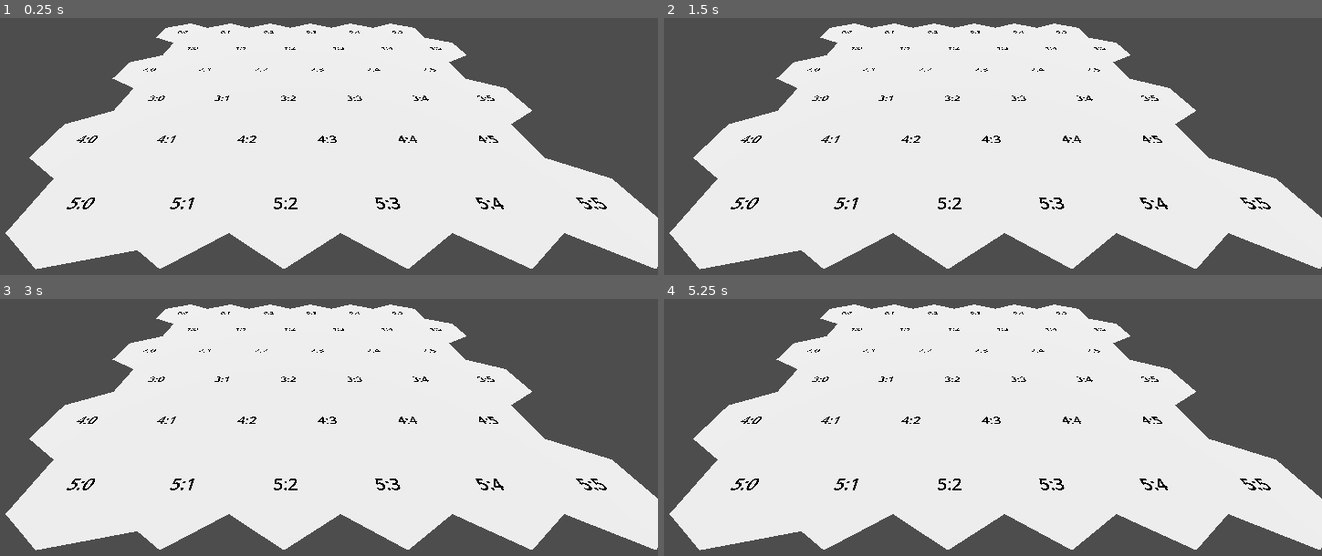
Above: before the commit, frames 1-4 (two rows, left to right).
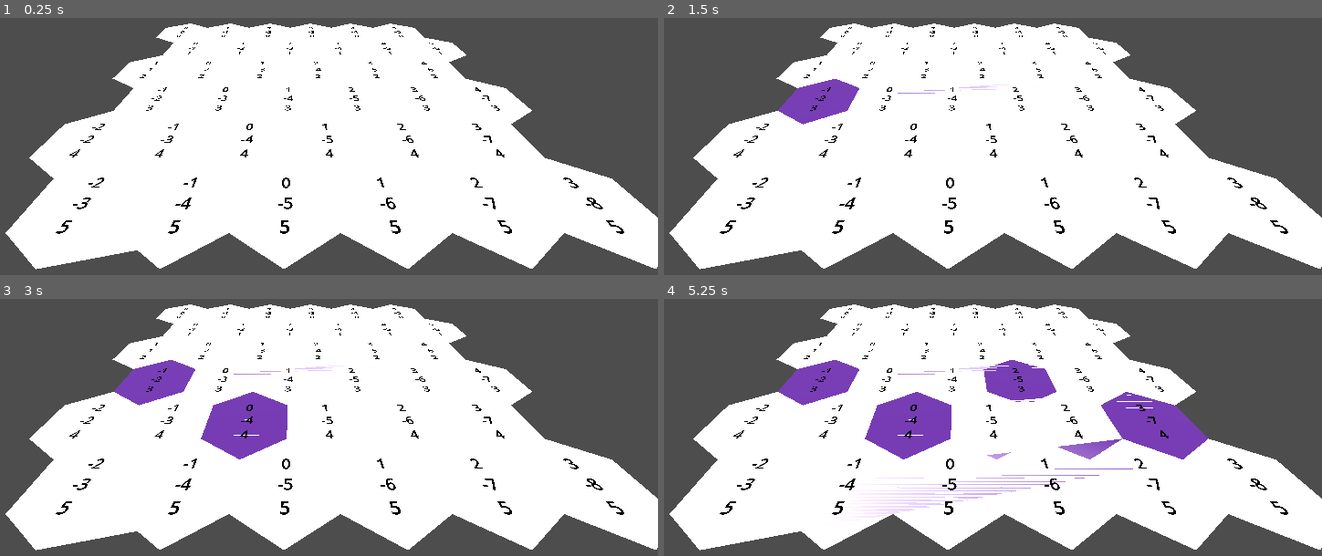
Above: after the commit, the same moments.

Repository: EricSmith3542/godot-hex-grid
Game: Godot game, scene res://node_3d.tscn
Same seed, same stepped clock (60 frames per second), same inputs: the game is played once before the commit and once after it.
Inputs (mouse positions are in pixels of both pictures, inside the frame that each line leads up to):
- Up to frame 1 (0.25 s): no input
- Up to frame 2 (1.5 s): tap Enter at 0.5 s; move the mouse to (1118, 66) at 0.52 s; click (1118, 66) at 0.67 s; tap Space at 1.25 s; move the mouse to (808, 107) at 1.27 s; click (808, 107) at 1.42 s
- Up to frame 3 (3 s): tap Enter at 2 s; move the mouse to (outside the picture) at 2.02 s; click (outside the picture) at 2.17 s; tap Space at 2.75 s; move the mouse to (256, 450) at 2.77 s; click (256, 450) at 2.92 s
- Up to frame 4 (5.25 s): tap Enter at 3.5 s; move the mouse to (1177, 430) at 3.52 s; click (1177, 430) at 3.67 s; tap Space at 4.25 s; move the mouse to (736, 306) at 4.27 s; click (736, 306) at 4.42 s; move the mouse to (993, 368) at 5.02 s; click (993, 368) at 5.17 s

The runs differ from the first frame. In frame 1, 1.6% of the frame differs, in the area x 8-95%, y 3-85%; in frame 2, 3.0%; in frame 3, 5.3%; in frame 4, 9.8%.

Commit message:
Cell clicking and coloring with lighting artifact
Lighting artifact appear to be related to the order in which triangles are created. This results in a triangle at the edge of the grid connecting to the triangle of the cell at the other side of the grid at the beginning of a new row

Diff:
--- /dev/null
+++ b/debug_camera.gd
@@ -0,0 +1,19 @@
+class_name DebugCamera
+extends Camera3D
+
+@export var ray_length = 1000.0
+
+func get_position_collision_point(pos:Vector2) -> Variant:
+	var ray_origin = project_ray_origin(pos)
+	var ray_end = ray_origin + project_ray_normal(pos) * ray_length
+
+	var space_state = get_world_3d().direct_space_state
+	var query = PhysicsRayQueryParameters3D.create(ray_origin, ray_end)
+
+	#SET COLLISION MASK HERE TO FILTER FOR ONLY CERTAIN OBJECTS
+	#query.collision_mask = 1
+
+	var result = space_state.intersect_ray(query)
+	if result:
+		return result["position"]
+	return null
--- /dev/null
+++ b/debug_camera.tscn
@@ -0,0 +1,6 @@
+[gd_scene format=3 uid="uid://cf2ut6ujp6bfi"]
+
+[ext_resource type="Script" uid="uid://b72b3t0garuiy" path="res://debug_camera.gd" id="1_f4nhh"]
+
+[node name="DebugCamera" type="Camera3D" unique_id=615923060]
+script = ExtResource("1_f4nhh")
--- a/hex_cell.gd
+++ b/hex_cell.gd
@@ -1,6 +1,8 @@
 class_name HexCell
 extends Node3D
 
+var coordinates:HexCoordinates
+var color:Color
 
 func set_coordinate_label_text(text:String):
 	$CoordinateLabel.text = text
--- /dev/null
+++ b/hex_coordinates.gd
@@ -0,0 +1,44 @@
+class_name HexCoordinates
+
+var X:int
+var Z:int
+var Y:int
+
+func _init(x:int, z:int) -> void:
+	X = x
+	Z = z
+	Y = -X - Z
+
+static func from_offset_coordinates(x:int, z:int) -> HexCoordinates:
+	return new(x-z/2,z)
+
+static func from_position(pos:Vector3) -> HexCoordinates:
+	var x = pos.x / (HexMetrics.INNER_RADIUS * 2)
+	var y = -x
+
+	var offset = pos.z / (HexMetrics.OUTER_RADIUS * 3)
+	x -= offset
+	y -= offset
+
+	var i_x = roundi(x)
+	var i_y = roundi(y)
+	var i_z = roundi(-x-y)
+
+#	Fix rounding error near hexagon edges by reconstructing largest rounding delta from other two coords
+	if i_x + i_y + i_z != 0:
+		var dX = abs(x - i_x)
+		var dY = abs(y - i_y)
+		var dZ = abs(-x - y - i_z)
+
+		if dX > dY and dX > dZ:
+			i_x = -i_y - i_z
+		elif dZ > dY:
+			i_z = -i_x - i_y
+
+	return new(i_x, i_z)
+
+func _to_string() -> String:
+	return "("+str(X)+","+str(Y)+","+str(Z)+")"
+
+func to_string_lines() -> String:
+	return str(X)+"\n"+str(Y)+"\n"+str(Z)
--- a/hex_grid.gd
+++ b/hex_grid.gd
@@ -1,12 +1,14 @@
 class_name HexGrid
 extends Node3D
+
+@export var width : int = 6
+@export var height : int = 6
+@export var default_cell_color : Color = Color.WHITE
+@export var touched_cell_color : Color = Color.REBECCA_PURPLE
 
 const HEX_CELL_SCENE = preload("res://hex_cell.tscn")
 
 @onready var mesh:HexMesh = $HexMesh
-
-var width : int = 6
-var height : int = 6
 
 var cells : Array[HexCell] = []
 
@@ -21,8 +23,18 @@
 	var cell:HexCell = HEX_CELL_SCENE.instantiate()
 	cell.position.x = (x + z * 0.5 - z / 2) * HexMetrics.INNER_RADIUS * 2
 	cell.position.z = z * HexMetrics.OUTER_RADIUS * 1.5
-	cell.set_coordinate_label_text(str(z) + ":" + str(x))
+	cell.coordinates = HexCoordinates.from_offset_coordinates(x,z)
+	cell.color = default_cell_color
+	cell.set_coordinate_label_text(cell.coordinates.to_string_lines())
 
 
 	cells.append(cell)
 	add_child(cell)
+
+func _on_hex_mesh_cell_clicked(coordinates: HexCoordinates) -> void:
+	var cell_index = coordinates.X + coordinates.Z * width + coordinates.Z / 2
+	var cell = cells[cell_index]
+	cell.color = touched_cell_color
+
+#	Ugly for now but tutorial addresses that this will change in later steps as the mesh becomes more advanced
+	mesh.triangulate(cells)
--- a/hex_grid.tscn
+++ b/hex_grid.tscn
@@ -7,3 +7,5 @@
 script = ExtResource("1_kpu3p")
 
 [node name="HexMesh" parent="." unique_id=170552868 instance=ExtResource("2_esttd")]
+
+[connection signal="cell_clicked" from="HexMesh" to="." method="_on_hex_mesh_cell_clicked"]
--- a/hex_mesh.gd
+++ b/hex_mesh.gd
@@ -1,11 +1,18 @@
 class_name HexMesh
 extends MeshInstance3D
 
+signal cell_clicked(coordinates:HexCoordinates)
+
 var vertices : PackedVector3Array
 var normals : PackedVector3Array
+var colors : PackedColorArray
+
+@onready var collision_shape = $StaticBody3D/CollisionShape3D
 
 func triangulate(cells:Array[HexCell]):
 	vertices.clear()
+	normals.clear()
+	colors.clear()
 	for cell in cells:
 		triangulate_cell(cell)
 
@@ -13,13 +20,16 @@
 	arrays.resize(Mesh.ARRAY_MAX)
 	arrays[Mesh.ARRAY_VERTEX] = vertices
 	arrays[Mesh.ARRAY_NORMAL] = normals
+	arrays[Mesh.ARRAY_COLOR] = colors
 
 	mesh.add_surface_from_arrays(Mesh.PRIMITIVE_TRIANGLE_STRIP, arrays)
+	collision_shape.shape = mesh.create_trimesh_shape()
 
 func triangulate_cell(cell:HexCell):
 	var center:Vector3 = cell.position
 	for i in range(6):
 		add_triangle(center, center + HexMetrics.CORNERS[i], center + HexMetrics.CORNERS[i+1])
+		add_triangle_color(cell.color)
 
 func add_triangle(v1:Vector3, v2:Vector3, v3:Vector3):
 	var vertIndex:int = vertices.size()
@@ -29,3 +39,19 @@
 	normals.append(Vector3.UP)
 	normals.append(Vector3.UP)
 	normals.append(Vector3.UP)
+
+func add_triangle_color(color:Color):
+	for i in range(3):
+		colors.append(color)
+
+func _on_mouse_entered() -> void:
+	print("hovering at " + str(get_viewport().get_mouse_position()))
+
+
+func _on_input_event(camera: Node, event: InputEvent, event_position: Vector3, normal: Vector3, shape_idx: int) -> void:
+	if event is InputEventMouseButton:
+		if event.button_index == MOUSE_BUTTON_LEFT:
+			var intersection_point = (camera as DebugCamera).get_position_collision_point(event.position)
+			var coordinates = HexCoordinates.from_position(intersection_point)
+			cell_clicked.emit(coordinates)
+			print("clicked coordinate " + str(HexCoordinates.from_position(intersection_point)))
--- a/hex_mesh.tscn
+++ b/hex_mesh.tscn
@@ -3,6 +3,9 @@
 [ext_resource type="Script" uid="uid://bunl3lyudx3c6" path="res://hex_mesh.gd" id="1_3vvb2"]
 
 [sub_resource type="StandardMaterial3D" id="StandardMaterial3D_3vvb2"]
+vertex_color_use_as_albedo = true
+vertex_color_is_srgb = true
+disable_receive_shadows = true
 
 [sub_resource type="ArrayMesh" id="ArrayMesh_3vvb2"]
 
@@ -10,3 +13,10 @@
 material_override = SubResource("StandardMaterial3D_3vvb2")
 mesh = SubResource("ArrayMesh_3vvb2")
 script = ExtResource("1_3vvb2")
+
+[node name="StaticBody3D" type="StaticBody3D" parent="." unique_id=1093870782]
+
+[node name="CollisionShape3D" type="CollisionShape3D" parent="StaticBody3D" unique_id=1216741353]
+
+[connection signal="input_event" from="StaticBody3D" to="." method="_on_input_event"]
+[connection signal="mouse_entered" from="StaticBody3D" to="." method="_on_mouse_entered"]
--- a/node_3d.tscn
+++ b/node_3d.tscn
@@ -1,6 +1,7 @@
 [gd_scene format=3 uid="uid://by6woqxj7vuyw"]
 
 [ext_resource type="PackedScene" uid="uid://diclan2d12k85" path="res://hex_grid.tscn" id="1_a202f"]
+[ext_resource type="Script" uid="uid://b72b3t0garuiy" path="res://debug_camera.gd" id="2_noarx"]
 
 [sub_resource type="Environment" id="Environment_noarx"]
 
@@ -10,11 +11,14 @@
 
 [node name="HexGrid" parent="." unique_id=1881075025 instance=ExtResource("1_a202f")]
 
-[node name="Camera3D" type="Camera3D" parent="." unique_id=277513699]
+[node name="DebugCamera" type="Camera3D" parent="." unique_id=929282788]
 transform = Transform3D(1, 0, 0, 0, 0.829613, 0.5583389, 0, -0.5583389, 0.829613, 44.632187, 41.946346, 101.66684)
+script = ExtResource("2_noarx")
+metadata/_custom_type_script = "uid://b72b3t0garuiy"
 
 [node name="DirectionalLight3D" type="DirectionalLight3D" parent="." unique_id=168193839]
 transform = Transform3D(1, 0, 0, 0, -0.6516616, 0.7585098, 0, -0.7585098, -0.6516616, 0, 0, 0)
+shadow_enabled = true
 
 [node name="WorldEnvironment" type="WorldEnvironment" parent="." unique_id=1618823404]
 environment = SubResource("Environment_noarx")
--- a/test.tres
+++ /dev/null
@@ -1,3 +0,0 @@
-[gd_resource type="ArrayMesh" format=3 uid="uid://b1n3ao38tvqw7"]
-
-[resource]
Not shown, added: debug_camera.gd.uid
Not shown, added: hex_coordinates.gd.uid
